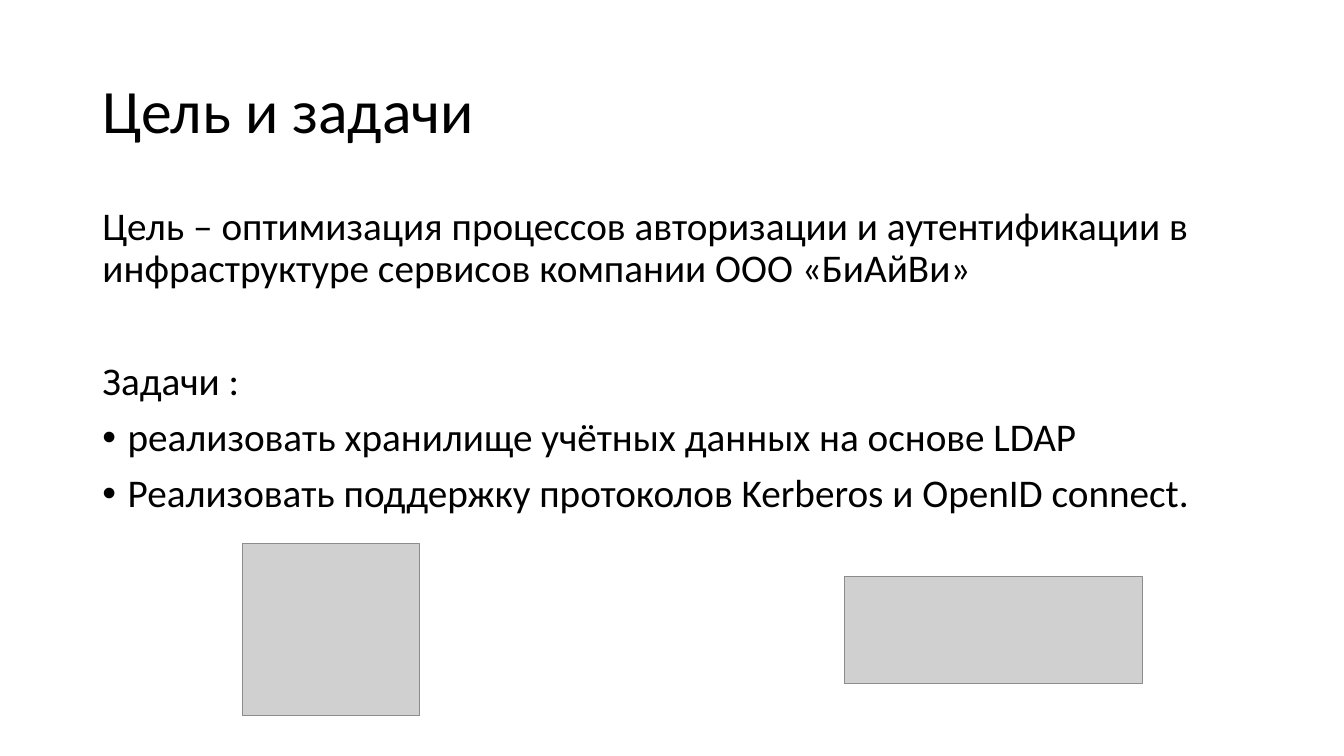
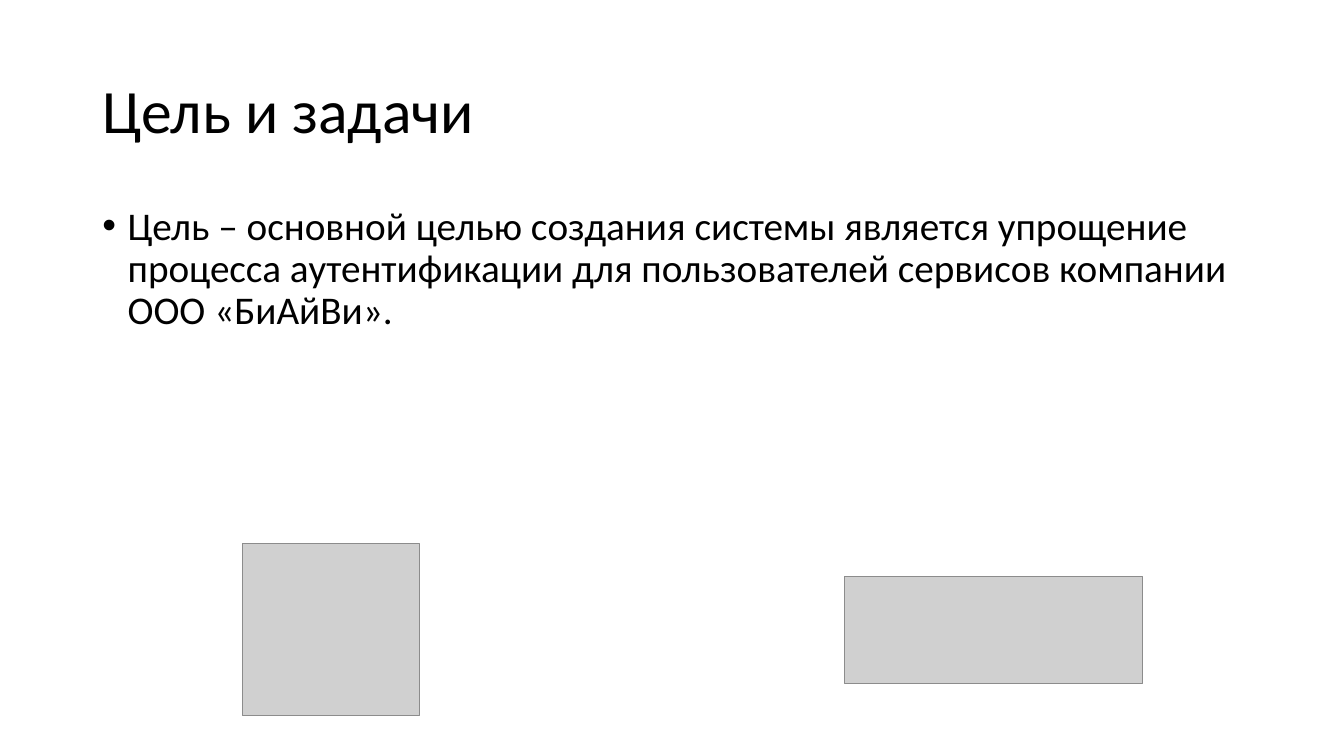
Before and after one commit to KozinOleg97/diplom, a slide deck: slide 3 of Vkr_p2.pptx. Drawn at 1344x756 pixels with LibreOffice and Linux fonts; fonts in the diff are those of the drawing; grey boxes stand for pictures. Boxes give left, top, right and bottom in pixels: in the first picture for what was removed or moved away, otherwise in the second. Text is boxed around its words. In the diff, an @@ line names an element or a change of style, - is before the commit and + after.

```diff
--- a/Vkr_p2.pptx
+++ b/Vkr_p2.pptx
@@ text at (x1=128, y1=213, x2=1226, y2=325): text changed @@
-Цель – оптимизация процессов авторизации и аутентификации в инфраструктуре сервисов компании ООО «БиАйВи»
-Задачи :
-• реализовать хранилище учётных данных на основе LDAP
-• Реализовать поддержку протоколов Kerberos и OpenID connect.
+• Цель – основной целью создания системы является упрощение процесса аутентификации для пользователей сервисов компании ООО «БиАйВи».
```
Also in this commit, not shown: 11 other slides changed, 6 slides added, 2 slides removed, 1 other file.
